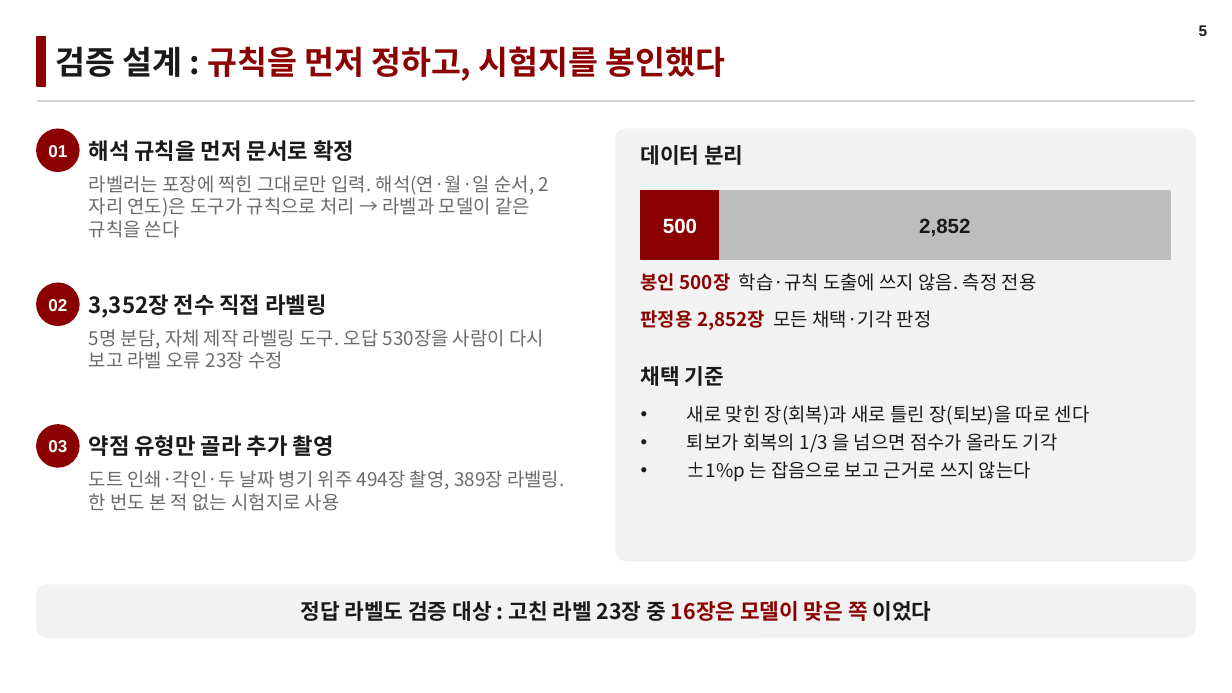
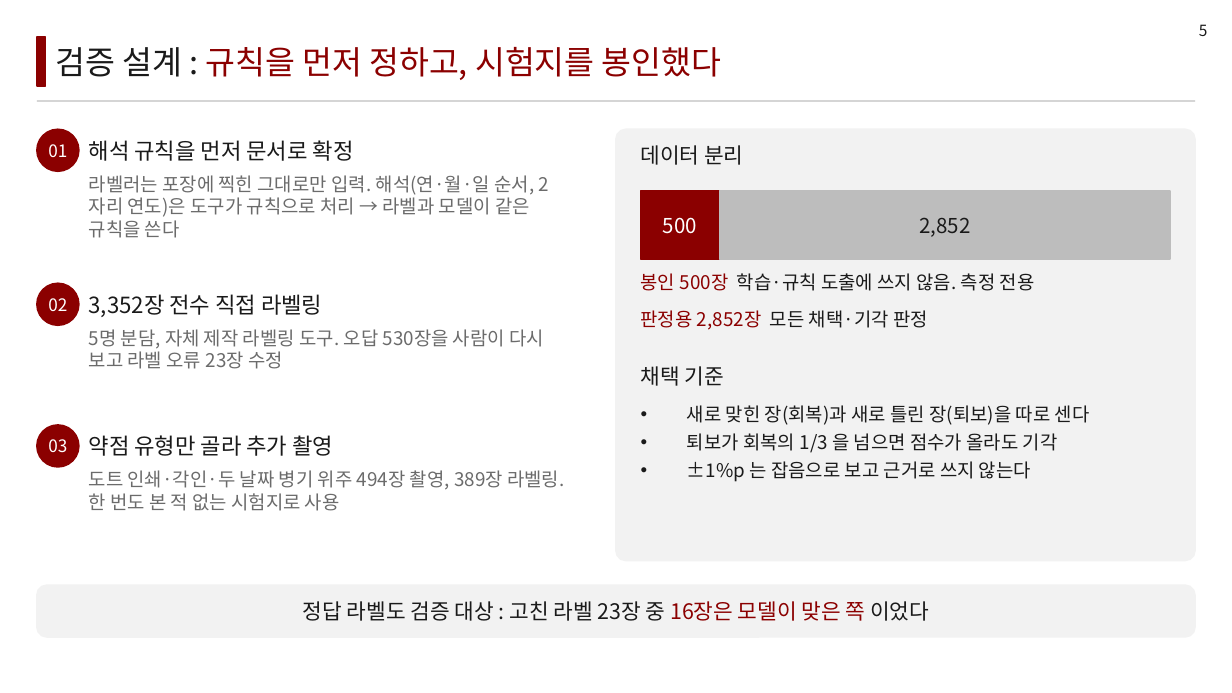
Before and after one commit to LEEbyeongchul/itda3-CODE-subway, a slide deck: slide 5 of 발표/[CODE]_서브웨이_본선발표.pptx. Drawn at 1232x693 pixels with LibreOffice and Linux fonts; fonts in the diff are those of the drawing. Boxes give left, top, right and bottom in pixels: in the first picture for what was removed or moved away, otherwise in the second. Text is boxed around its words. In the diff, an @@ line names an element or a change of style, - is before the commit and + after.

```diff
--- a/발표/[CODE]_서브웨이_본선발표.pptx
+++ b/발표/[CODE]_서브웨이_본선발표.pptx
@@ font Arial to Noto Sans CJK KR, bold off in 6 elements at [1199,24,1208,36], [48,144,67,157], [48,298,67,311], [48,439,67,453], [663,217,697,234], [919,217,970,237] @@
@@ text "봉인 500장 학습·규칙 도출에 쓰지 ..." at [641,273,1035,291]: bold off in "봉인 500장" @@
@@ text "판정용 2,852장 모든 채택·기각 판정" at [641,310,928,330]: bold off in "판정용 2,852장" @@
@@ bold off in 7 elements at [55,47,721,80], [89,140,354,161], [89,294,322,317], [89,435,333,456], [641,145,743,165], [641,366,724,386], [303,601,929,621] @@
```
Also in this commit, not shown: 21 other slides changed, 3 other files.
